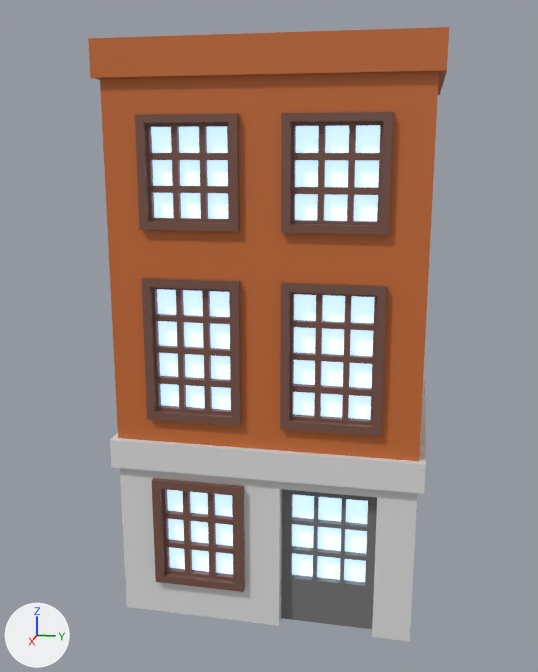
The FBX model Assets/3dmodels/House 4.1.fbx, before and after one commit.
The view is the same before and after, from a 50 mm lens placed at (-20.4, -122.7, 15.1), pointed at (-45.5, -127.7, 8.8). Lighting does not change. The marker at lower left points along +X, +Y and +Z. The first picture is the older version. Where no turn or scale is listed for an object, it has been applied to the vertices.

The older version as bpy lines, for what is in view:
```python
mat_cam = principled_material('Cam')
mat_cam.base_color = (1.0, 1.0, 1.0)  # white #ffffff
mat_cam.roughness = 0.0
mat_cam.emission_color = (0.405, 0.654, 1.0)  # blue #abd3ff
mat_cam.emission_strength = 1.0
mat_çerçeve = principled_material('Çerçeve')
mat_çerçeve.base_color = (0.191, 0.0887, 0.0648)  # brown #795448
me_cube_054 = bpy.data.meshes.new('Cube.054')
me_cube_054.from_pydata(...)  # 894 vertices, 825 faces; spans x -4.3..4.3, y -5.0..5.0, z -9.1..9.1
# faces by material slot: [37, 89, 60, 546, 93]
me_cube_054.materials.append(mat_house_4_1)  # orange #ca6d34
me_cube_054.materials.append(mat_gri)  # light grey #e0e0e0
me_cube_054.materials.append(mat_cam)  # white #ffffff, glowing blue #abd3ff
me_cube_054.materials.append(mat_çerçeve)  # brown #795448
me_cube_054.materials.append(mat_kapı)  # grey #757575
ob_house_4_002 = bpy.data.objects.new('House 4.002', me_cube_054)
ob_house_4_002.location = (-45.75, -127.15, 9.09)
```
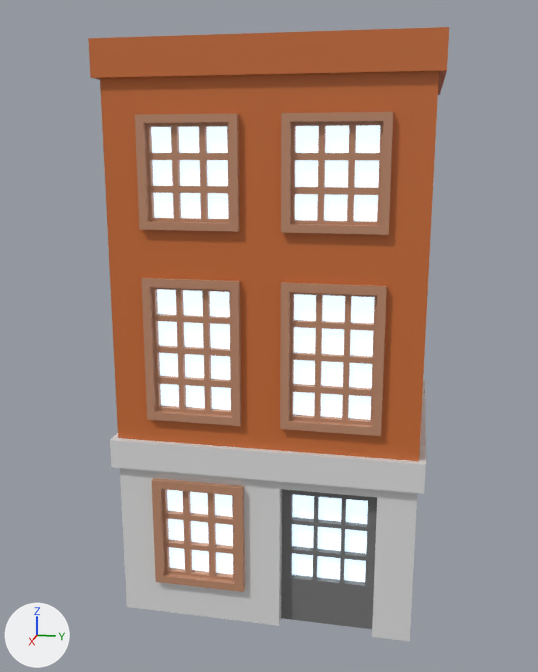
Pixel boxes [x1, y1, x2, y2] of what changed, in the pictures (538 x 672 px):
'House 4.002', recoloured: [132, 108, 396, 595] in both

The change in detail:
In material 'Cam' (mat_cam), emission_color goes from (0.405, 0.654, 1.0) (blue #abd3ff) to (0.598, 0.807, 1.0) (blue #cbe8ff).
Material 'Çerçeve' (mat_çerçeve) changes colour from brown #795448 to brown #bf8b6d; in linear values from (0.191, 0.0887, 0.0648) to (0.521, 0.258, 0.153).
